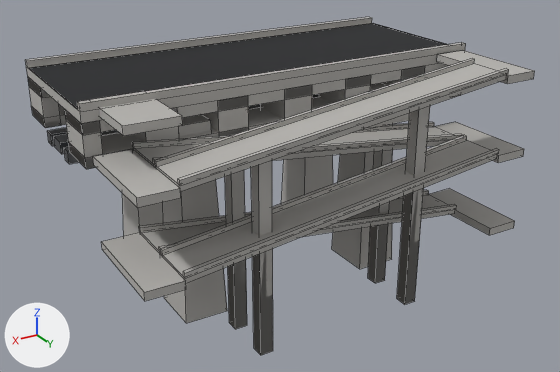
A saved change to the FBX model Assets/_Project/04.Art/02.Models/Megastructure/SM_Mega_Ramp.fbx.
The view is the same before and after, from a 50 mm lens placed at (76.4, 137.4, 70.8), pointed at (0.2, 10.5, 7.3). The axes (+X, +Y, +Z) are drawn at lower left. The lights are the same throughout. The picture after the commit comes second. Mesh edges are drawn as thin lines. Where no turn or scale is listed for an object, it has been applied to the vertices. Vertices at exactly the same position are counted once.

The scene before the commit, as lines of its bpy script (objects in view):
```python
me_sm_mega_ramp = bpy.data.meshes.new('SM_Mega_Ramp')
me_sm_mega_ramp.from_pydata(...)  # 448 vertices, 362 faces; spans x -42.0..42.0, y -18.3..37.2, z -14.0..33.4
# faces by material slot: [338, 18, 6]
me_sm_mega_ramp.materials.append(mat_m_mega_concrete)  # grey #b6b3af
me_sm_mega_ramp.materials.append(mat_m_mega_steel)  # grey #77797d
me_sm_mega_ramp.materials.append(mat_m_mega_dark)  # dark grey #3e3f42
ob_sm_mega_ramp = bpy.data.objects.new('SM_Mega_Ramp', me_sm_mega_ramp)
ob_sm_mega_ramp.location = (0.0, 0.0, 0.0)
```
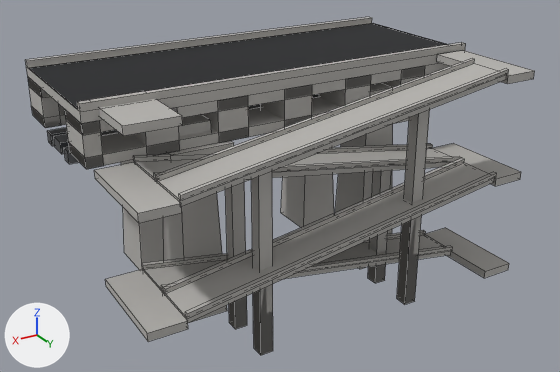
Location of each change, (x1, y1, x2, y2) in pixels of the pictures (560 x 372 px; the box of a moved part takes in the faces that stretch with it):
part 1 of me_sm_mega_ramp, moved or reshaped
    before: (429, 188, 515, 235)
    after: (425, 228, 509, 278)
part 2 of me_sm_mega_ramp, moved or reshaped
    before: (102, 233, 186, 301)
    after: (105, 269, 188, 342)
part 3 of me_sm_mega_ramp, moved or reshaped
    before: (434, 122, 524, 163)
    after: (433, 143, 521, 186)
part 4 of me_sm_mega_ramp, moved or reshaped
    before: (93, 149, 181, 208)
    after: (94, 162, 182, 223)
part 5 of me_sm_mega_ramp, moved or reshaped
    before: (132, 58, 509, 355)
    after: (133, 58, 509, 355)

The edits, one by one:
me_sm_mega_ramp has 448 vertices, 362 faces and spans x -42.0..42.0, y -18.3..37.2, z -14.0..33.4.
me_sm_mega_ramp is used by ob_sm_mega_ramp; location (0.0, 0.0, 0.0).
me_sm_mega_ramp part 1: the loose piece of 8 vertices spanning x -40.8..-33.8, y 17.5..37.2, z -1.4..0.2 is moved by (0.0, 0.0, -10.0).
me_sm_mega_ramp part 2: the loose piece of 8 vertices spanning x 33.8..40.8, y 17.5..37.2, z 6.6..8.2 is moved by (0.0, 0.0, -7.5).
me_sm_mega_ramp part 3: the loose piece of 8 vertices spanning x -40.8..-33.8, y 17.5..37.2, z 14.6..16.2 is moved by (0.0, 0.0, -5.0).
me_sm_mega_ramp part 4: the loose piece of 8 vertices spanning x 33.8..40.8, y 17.5..37.2, z 22.6..24.2 is moved by (0.0, 0.0, -2.5).
me_sm_mega_ramp part 5: 116 of 448 vertices moved; they spanned x -33.8..33.8, y 17.5..37.2, z -0.6..30.0 and now span x -33.8..33.8, y 17.5..37.2, z -10.6..29.4; mean shift (0.0, 0.0, -5.5); largest move (-33.8, 26.5, 1.4) -> (-33.8, 26.5, -8.6).
